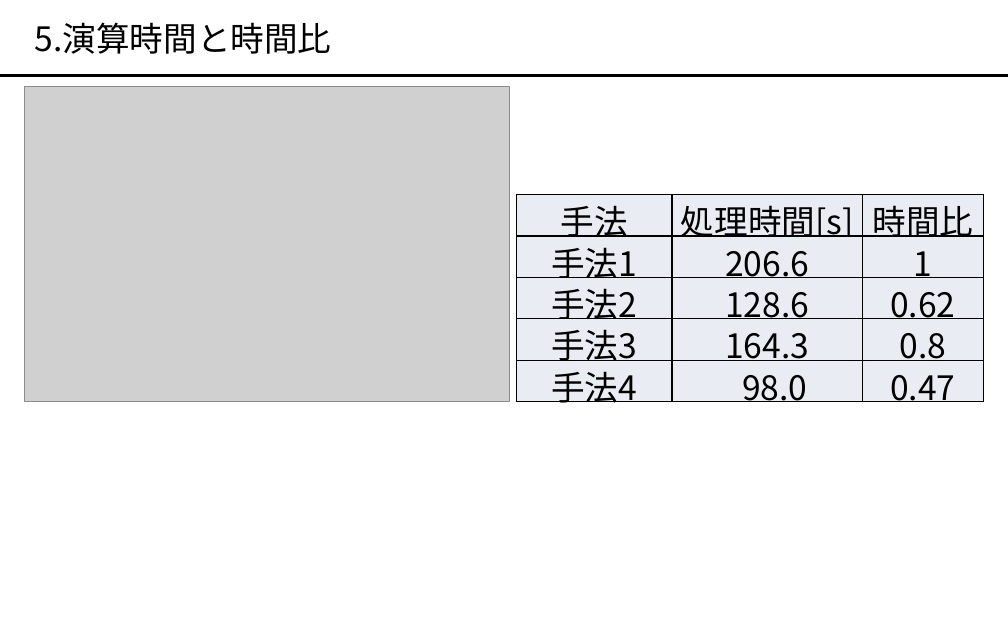
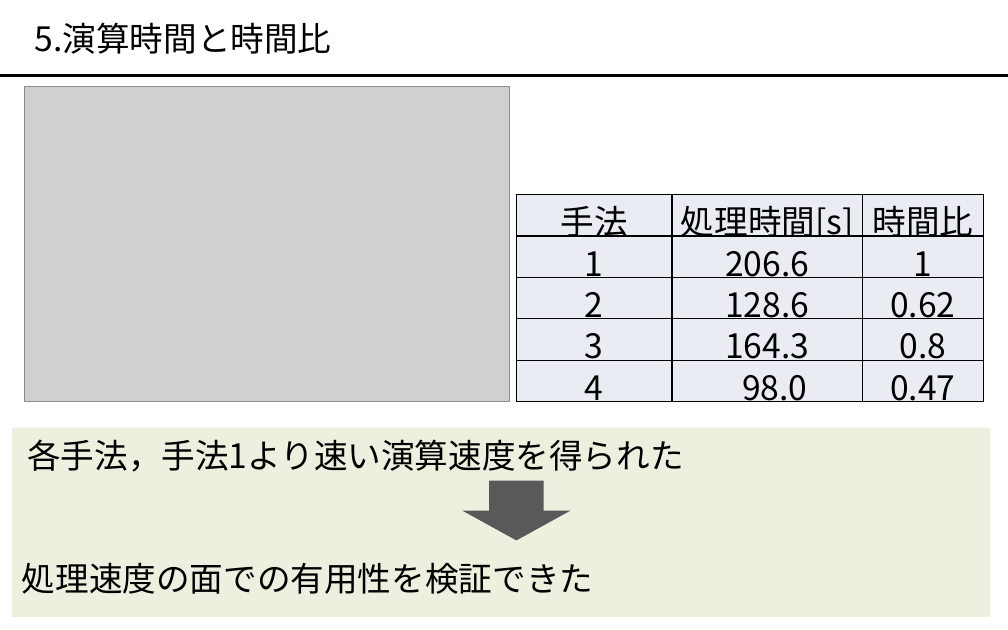
Before and after one commit to okmtaoo/-, a slide deck: slide 6 of presentation/出す.pptx. Drawn at 1008x630 pixels with LibreOffice and Linux fonts; fonts in the diff are those of the drawing; grey boxes stand for pictures. Boxes give left, top, right and bottom in pixels: in the first picture for what was removed or moved away, otherwise in the second. Text is boxed around its words. In the diff, an @@ line names an element or a change of style, - is before the commit and + after.

```diff
--- a/presentation/出す.pptx
+++ b/presentation/出す.pptx
@@ table at <box>516,195,983,406</box> @@
-row 2, column 1: 手法1
+row 2, column 1: 1
-row 3, column 1: 手法2
+row 3, column 1: 2
-row 4, column 1: 手法3
+row 4, column 1: 3
-row 5, column 1: 手法4
+row 5, column 1: 4
@@ rectangle added at <box>12,427,991,617</box>, fill #EBF1DE @@
@@ text added at <box>27,439,683,472</box>, 24 pt, text #000000 @@
+各手法，手法1より速い演算速度を得られた
@@ down arrow added at <box>462,481,571,540</box>, fill #595959 @@
@@ text added at <box>22,562,593,594</box>, 24 pt, text #000000 @@
+処理速度の面での有用性を検証できた
```
Also in this commit, not shown: 5 other slides changed, 1 slide added, 1 slide removed, 2 other files.
